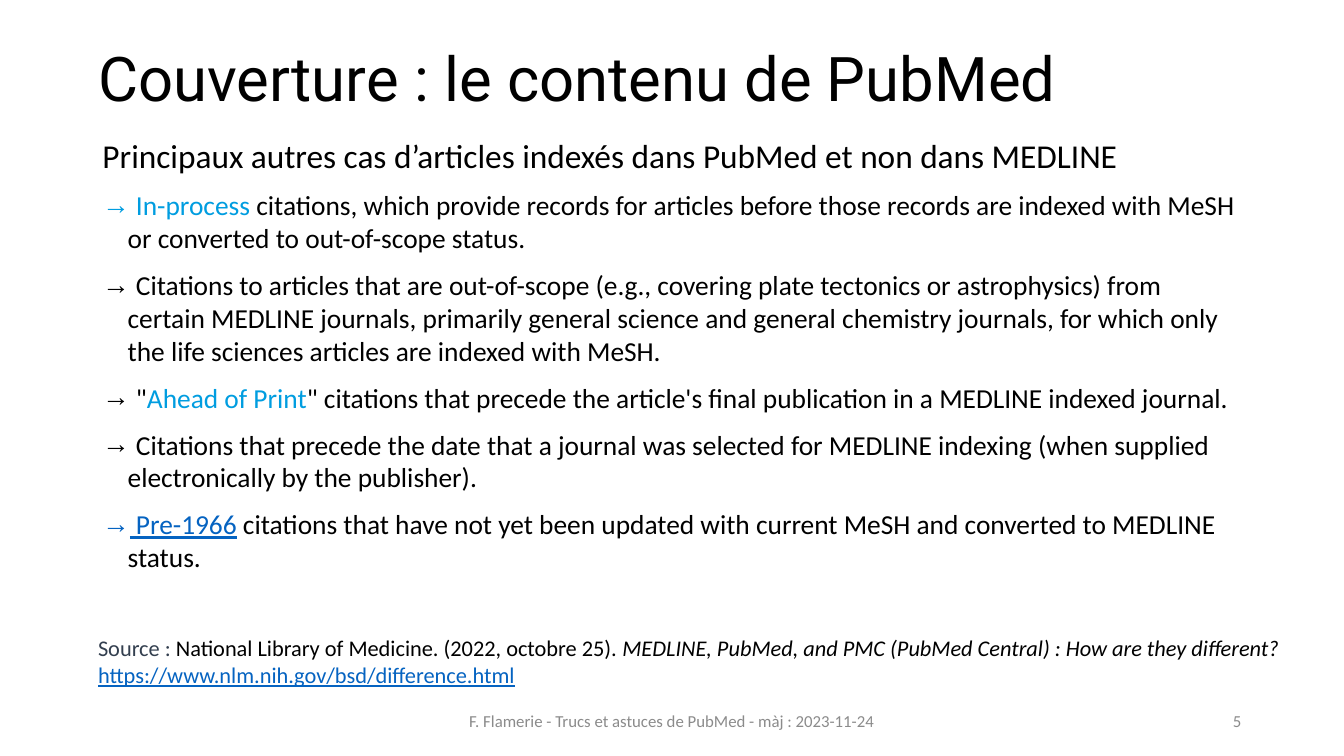
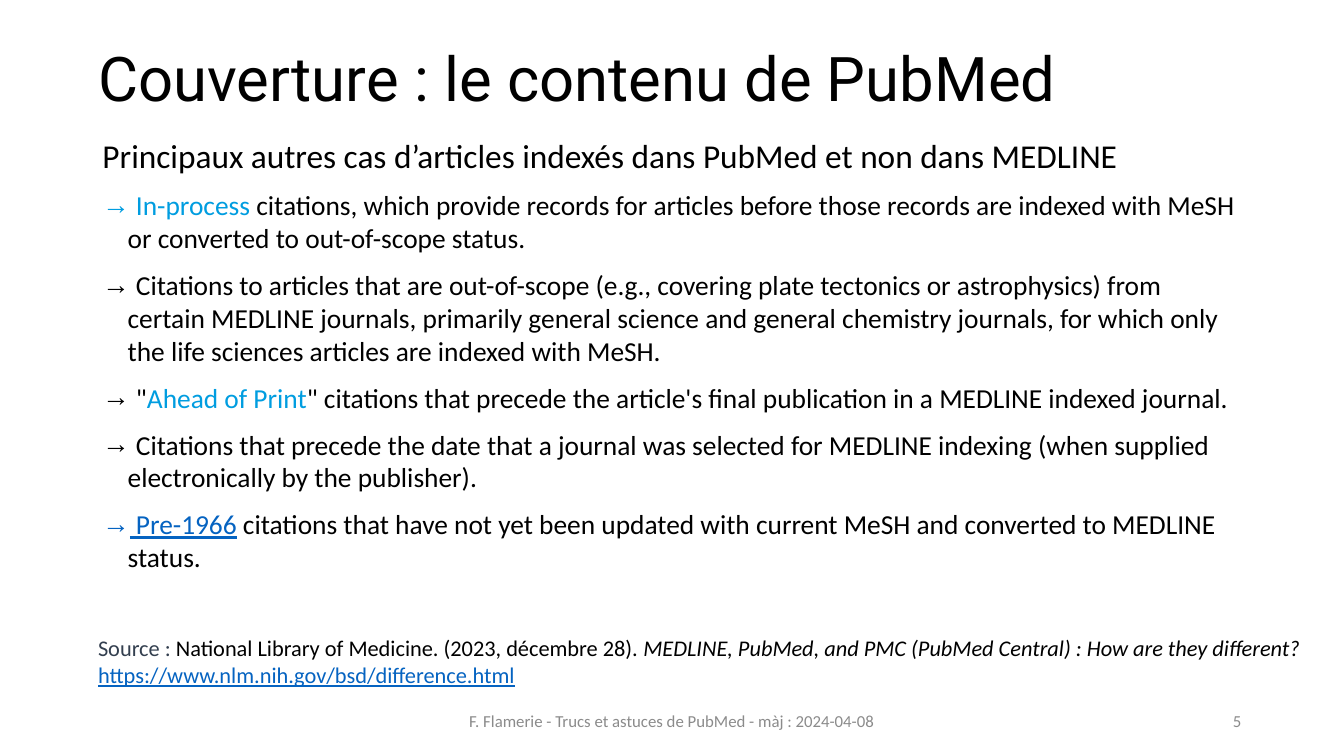
Before and after one commit to fflamerie/formbiblio, a slide deck: slide 5 of docs/module1-2_pubmed.pptx. Drawn at 1344x756 pixels with LibreOffice and Linux fonts; fonts in the diff are those of the drawing. Boxes give left, top, right and bottom in pixels: in the first picture for what was removed or moved away, otherwise in the second. Text is boxed around its words. In the diff, an @@ line names an element or a change of style, - is before the commit and + after.

```diff
--- a/docs/module1-2_pubmed.pptx
+++ b/docs/module1-2_pubmed.pptx
@@ text at (98, 640, 1299, 687): text changed @@
-Source : National Library of Medicine. (2022, octobre 25). MEDLINE, PubMed, and PMC (PubMed Central) : How are they different? https://www.nlm.nih.gov/bsd/difference.html
+Source : National Library of Medicine. (2023, décembre 28). MEDLINE, PubMed, and PMC (PubMed Central) : How are they different? https://www.nlm.nih.gov/bsd/difference.html
@@ text at (469, 715, 874, 730): text changed @@
-F. Flamerie - Trucs et astuces de PubMed - màj : 2023-11-24
+F. Flamerie - Trucs et astuces de PubMed - màj : 2024-04-08
```
Also in this commit, not shown: 35 other slides changed, 2 slides removed, 1 other file.
